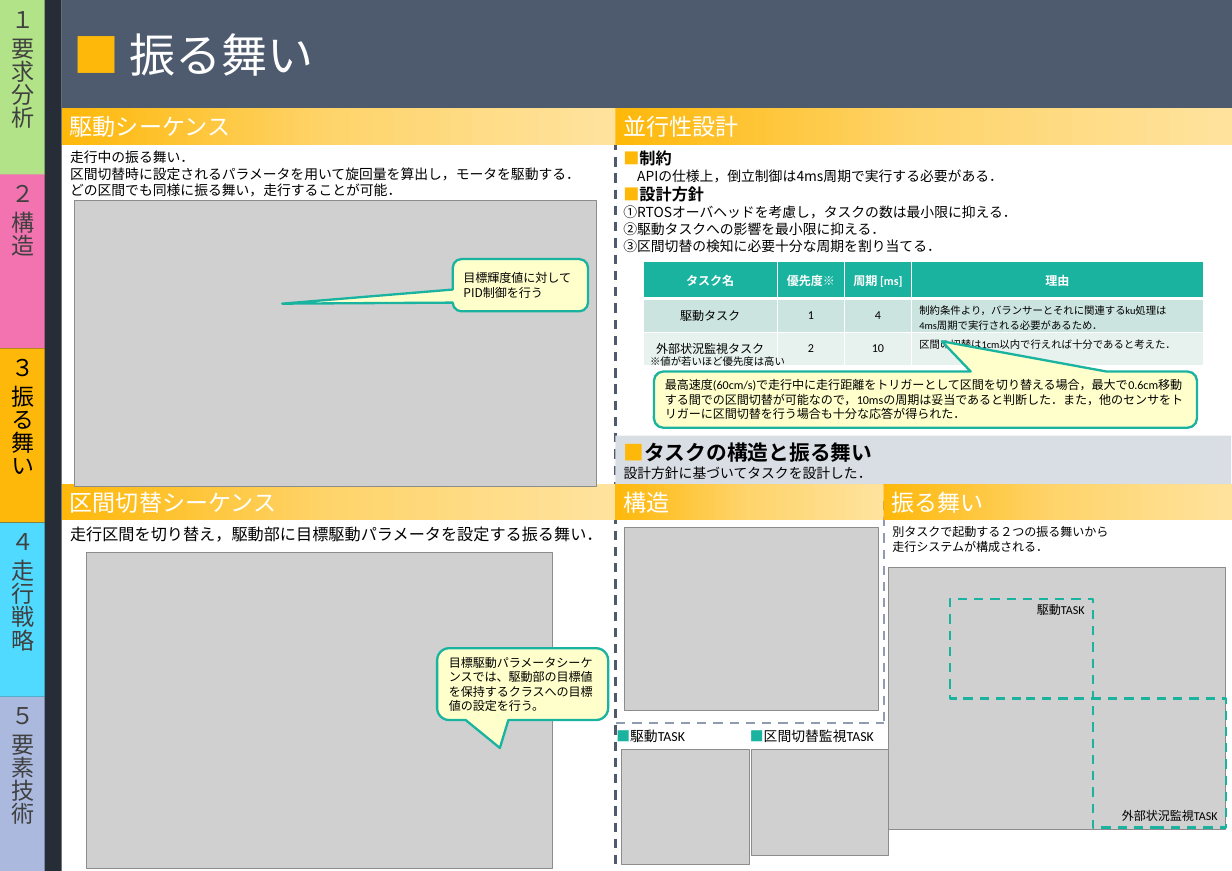
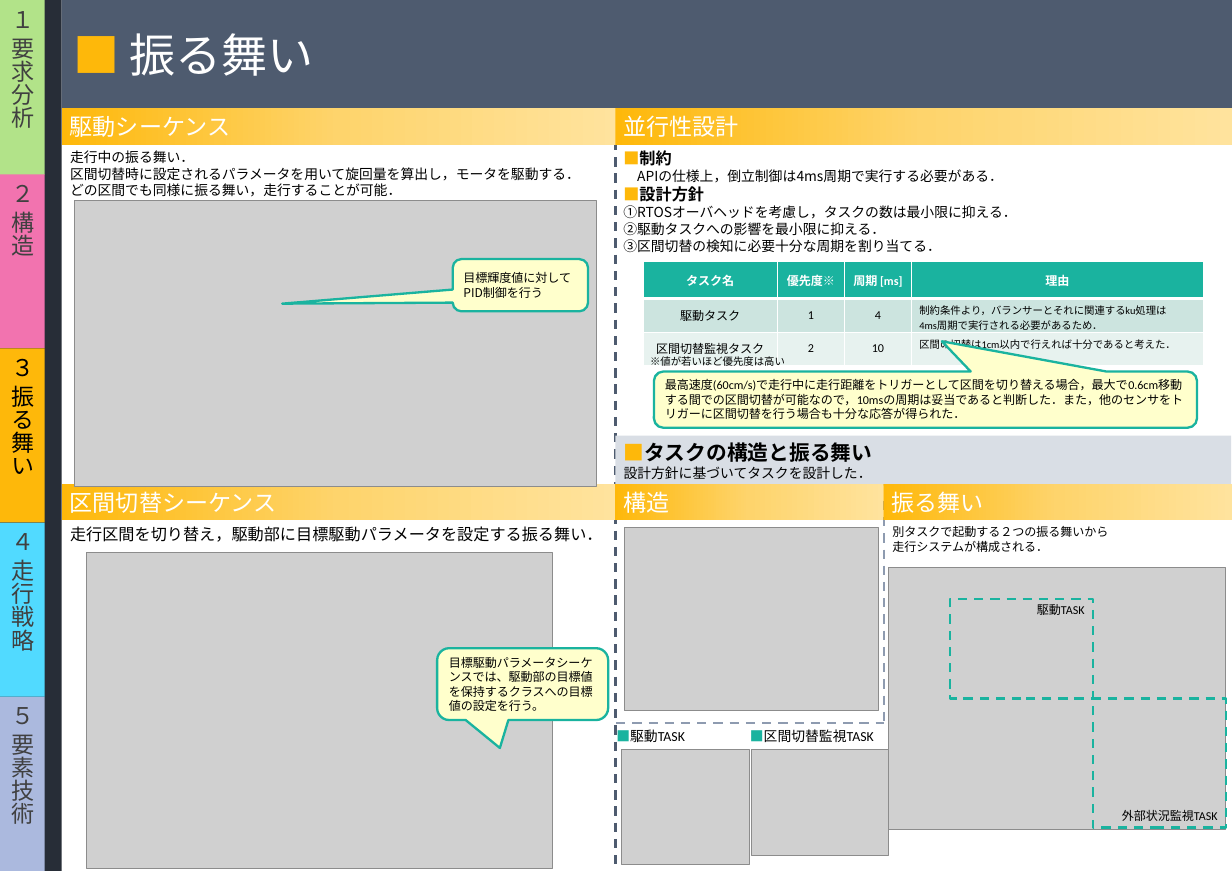
Before and after one commit to class-snct-rikitakelab/e-konbu2012, a slide deck: slide 4 of models/モデルシートHOMMAv3.pptx. Drawn at 1232x871 pixels with LibreOffice and Linux fonts; fonts in the diff are those of the drawing; grey boxes stand for pictures. Boxes give left, top, right and bottom in pixels: in the first picture for what was removed or moved away, otherwise in the second. Text is boxed around its words. In the diff, an @@ line names an element or a change of style, - is before the commit and + after.

Commit message:
modified task table

```diff
--- a/models/モデルシートHOMMAv3.pptx
+++ b/models/モデルシートHOMMAv3.pptx
@@ table at (643,261,1204,361) @@
-row 3, column 1: 外部状況監視タスク
+row 3, column 1: 区間切替監視タスク
```
